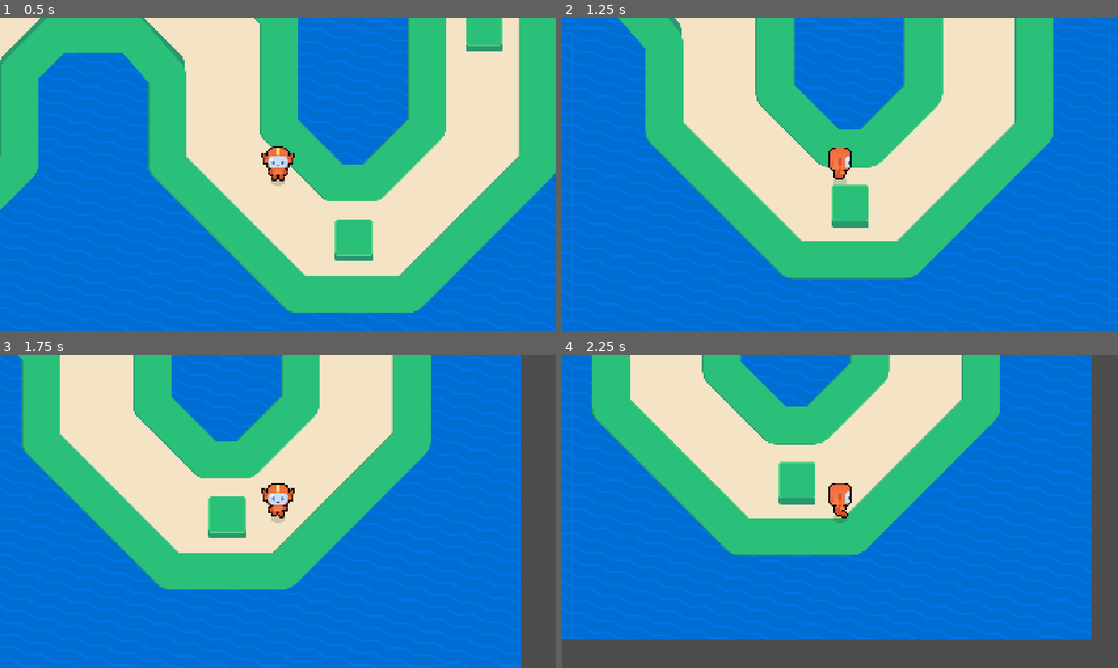
Above: before the commit, frames 1-4 (two rows, left to right).
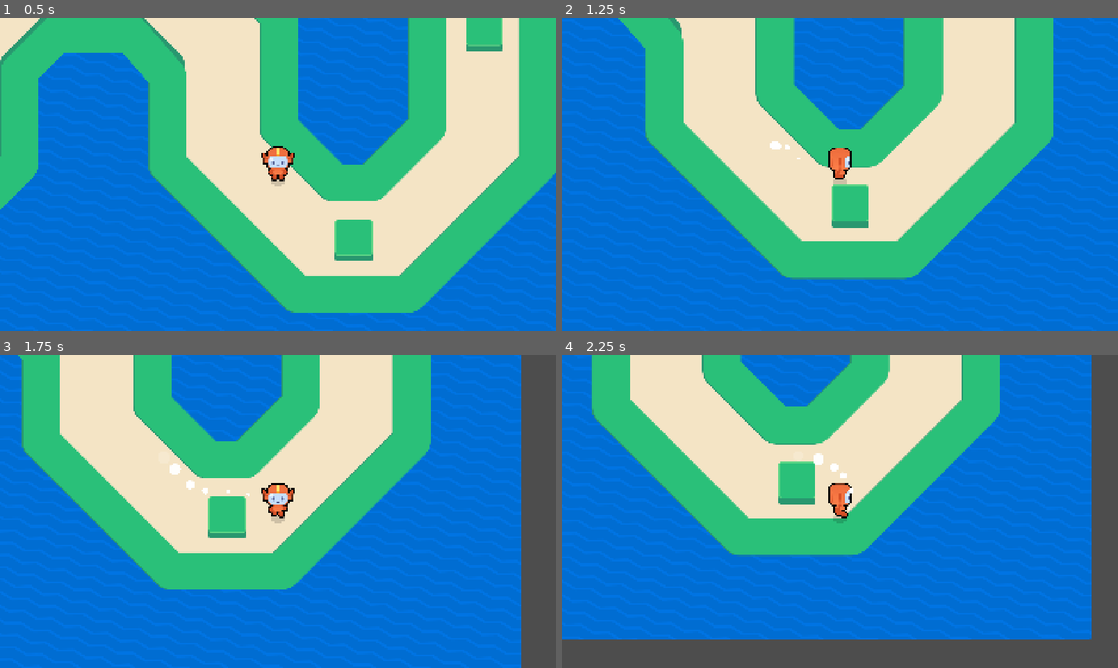
Above: after the commit, the same moments.

Repository: Yy101488/M9-Top-Down-Movement
Game: Godot game, scene res://lessons/game.tscn
The game is run twice, just before and just after one commit, with the same random seed, the same clock (stepped at 60 frames per second) and the same inputs. The project has no main scene, so this scene is started directly.
Inputs (mouse positions are in pixels of both pictures, inside the frame that each line leads up to):
- Up to frame 1 (0.5 s): no input
- Up to frame 2 (1.25 s): tap Enter at 0.5 s; move the mouse to (962, 158) at 0.52 s; hold Right (move_right) from 0.53 s (still down); tap Z at 0.6 s; click (962, 158) at 0.67 s; tap Space at 0.77 s
- Up to frame 3 (1.75 s): move the mouse to (166, 527) at 1.27 s; release Right (move_right) at 1.28 s; hold Down (move_down) from 1.28 s (still down); tap Z at 1.35 s; tap Space at 1.52 s
- Up to frame 4 (2.25 s): move the mouse to (895, 442) at 2.02 s; release Down (move_down) at 2.03 s; hold Right (move_right) from 2.03 s (still down); tap Z at 2.1 s

Frame 1 is identical in both runs. In frame 2, less than 0.1% of the frame differs, in the area x 37-43%, y 39-46%; in frame 3, 0.1%; in frame 4, 0.1%, in the area x 45-53%, y 31-50%.

Commit message:
Finished Module 9 Lesson 7

Diff:
--- a/lessons/runner.gd
+++ b/lessons/runner.gd
@@ -1,6 +1,7 @@
 extends CharacterBody2D
 
 @onready var _runner_visual: RunnerVisual = %RunnerVisual
+@onready var _dust: GPUParticles2D = %Dust
 
 
 @export var max_speed:=600.0
@@ -26,6 +27,8 @@
 			if current_speed_percent <0.8
 			else RunnerVisual.Animations.RUN
 		)
+		_dust.emitting = true
 
 	else:
 		_runner_visual.animation_name = RunnerVisual.Animations.IDLE
+		_dust.emitting = false
--- a/lessons/runner.tscn
+++ b/lessons/runner.tscn
@@ -1,9 +1,32 @@
-[gd_scene load_steps=8 format=3 uid="uid://bw7oebjpdt5r8"]
+[gd_scene load_steps=14 format=3 uid="uid://bw7oebjpdt5r8"]
 
 [ext_resource type="Script" uid="uid://cf2tlt4hj8m8h" path="res://lessons/runner.gd" id="1_f7b3c"]
 [ext_resource type="Texture2D" uid="uid://dbcmxo51msi8m" path="res://assets/runner/shadow.png" id="2_2nvb5"]
 [ext_resource type="PackedScene" uid="uid://bm8s1oaoxngwq" path="res://assets/runner/runner_visual_red.tscn" id="2_h1hi2"]
+[ext_resource type="Texture2D" uid="uid://bkq3gfbp5fwqx" path="res://assets/circle_64x64.png" id="3_x5rx3"]
 [ext_resource type="Shader" uid="uid://bwhexggpo0snf" path="res://assets/character_contour.gdshader" id="4_x5rx3"]
+
+[sub_resource type="Curve" id="Curve_cl8lt"]
+_data = [Vector2(0, 0.9985525), 0.0, 0.0, 0, 0, Vector2(0.7962962, 1), 0.0, 0.0, 0, 0, Vector2(1, 0), 0.0, 0.0, 0, 0]
+point_count = 3
+
+[sub_resource type="CurveTexture" id="CurveTexture_d46nv"]
+curve = SubResource("Curve_cl8lt")
+
+[sub_resource type="Curve" id="Curve_agra7"]
+_data = [Vector2(0, 0), 0.0, 0.0, 0, 0, Vector2(1, 1), 0.0, 0.0, 0, 0]
+point_count = 2
+
+[sub_resource type="CurveTexture" id="CurveTexture_pb15w"]
+curve = SubResource("Curve_agra7")
+
+[sub_resource type="ParticleProcessMaterial" id="ParticleProcessMaterial_28xeg"]
+particle_flag_disable_z = true
+gravity = Vector3(0, -10, 0)
+scale_min = 0.5
+scale_max = 0.7
+scale_curve = SubResource("CurveTexture_pb15w")
+alpha_curve = SubResource("CurveTexture_d46nv")
 
 [sub_resource type="ShaderMaterial" id="ShaderMaterial_cl8lt"]
 shader = ExtResource("4_x5rx3")
@@ -29,6 +52,17 @@
 scale = Vector2(0.51562494, 0.4296875)
 texture = ExtResource("2_2nvb5")
 
+[node name="Dust" type="GPUParticles2D" parent="."]
+unique_name_in_owner = true
+emitting = false
+texture = ExtResource("3_x5rx3")
+process_material = SubResource("ParticleProcessMaterial_28xeg")
+
+[node name="Sprite2D" type="Sprite2D" parent="."]
+material = SubResource("ShaderMaterial_cl8lt")
+position = Vector2(0, -52)
+texture = SubResource("ViewportTexture_d46nv")
+
 [node name="Subviewport" type="SubViewport" parent="."]
 transparent_bg = true
 size = Vector2i(124, 150)
@@ -42,11 +76,6 @@
 [node name="Camera2D" type="Camera2D" parent="."]
 position = Vector2(0, -20)
 
-[node name="Sprite2D" type="Sprite2D" parent="."]
-material = SubResource("ShaderMaterial_cl8lt")
-position = Vector2(0, -52)
-texture = SubResource("ViewportTexture_d46nv")
-
 [node name="CollisionShape2D" type="CollisionShape2D" parent="."]
 position = Vector2(0, -21)
 shape = SubResource("CircleShape2D_f7b3c")
--- /dev/null
+++ b/lessons/test_particle.tscn
@@ -0,0 +1,53 @@
+[gd_scene load_steps=10 format=3 uid="uid://cvhhkow1mb2b5"]
+
+[ext_resource type="Texture2D" uid="uid://tgs14f485wph" path="res://assets/kenney-particles/smoke_04.png" id="1_bmsb4"]
+
+[sub_resource type="CanvasItemMaterial" id="CanvasItemMaterial_bn04v"]
+blend_mode = 1
+
+[sub_resource type="Curve" id="Curve_lcykd"]
+_data = [Vector2(0, 0.63205206), 0.0, 2.9011917, 0, 0, Vector2(0.3560865, 1), -1.24744e-06, -1.24744e-06, 0, 0, Vector2(0.77019346, 0.53509283), -2.0703008, -2.0703008, 0, 0, Vector2(1, 0.0005737543), -3.3354924, 0.0, 0, 0]
+point_count = 4
+
+[sub_resource type="CurveTexture" id="CurveTexture_eyha8"]
+curve = SubResource("Curve_lcykd")
+
+[sub_resource type="Gradient" id="Gradient_4iu6k"]
+offsets = PackedFloat32Array(0, 0.68623024)
+colors = PackedColorArray(0.6738281, 0.43800473, 0.031585693, 1, 0.43164063, 0.049739838, 0.049739838, 1)
+
+[sub_resource type="GradientTexture1D" id="GradientTexture1D_6tnhc"]
+gradient = SubResource("Gradient_4iu6k")
+
+[sub_resource type="Curve" id="Curve_ge3xn"]
+_data = [Vector2(0, 0), 0.0, 0.0, 0, 0, Vector2(0.2276923, 1), 0.0, 0.0, 0, 0, Vector2(0.8584615, 0.015304685), 0.0, 0.0, 0, 0, Vector2(0.9984615, 0.0018157959), 0.0, 0.0, 0, 0]
+point_count = 4
+
+[sub_resource type="CurveTexture" id="CurveTexture_ujlk2"]
+curve = SubResource("Curve_ge3xn")
+
+[sub_resource type="ParticleProcessMaterial" id="ParticleProcessMaterial_5s55o"]
+particle_flag_disable_z = true
+emission_shape = 1
+emission_sphere_radius = 10.0
+angle_min = -179.99998
+angle_max = 180.00002
+direction = Vector3(0, -1, 0)
+spread = 0.0
+initial_velocity_min = 50.0
+initial_velocity_max = 70.0
+gravity = Vector3(0, 0, 0)
+scale_min = 0.19999999
+scale_max = 0.19999999
+scale_curve = SubResource("CurveTexture_ujlk2")
+color_ramp = SubResource("GradientTexture1D_6tnhc")
+alpha_curve = SubResource("CurveTexture_eyha8")
+
+[node name="TestParticle" type="Node2D"]
+
+[node name="GPUParticles2D" type="GPUParticles2D" parent="."]
+material = SubResource("CanvasItemMaterial_bn04v")
+amount = 30
+texture = ExtResource("1_bmsb4")
+lifetime = 3.0
+process_material = SubResource("ParticleProcessMaterial_5s55o")
